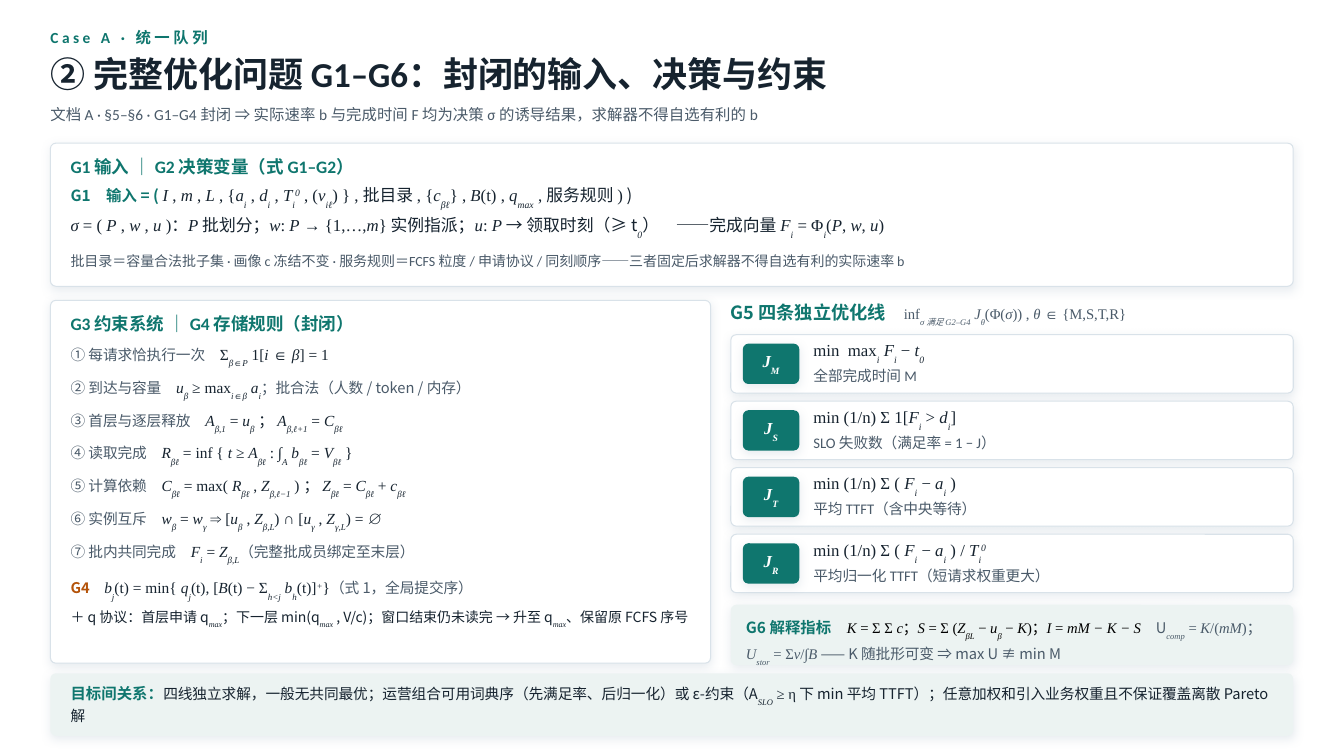
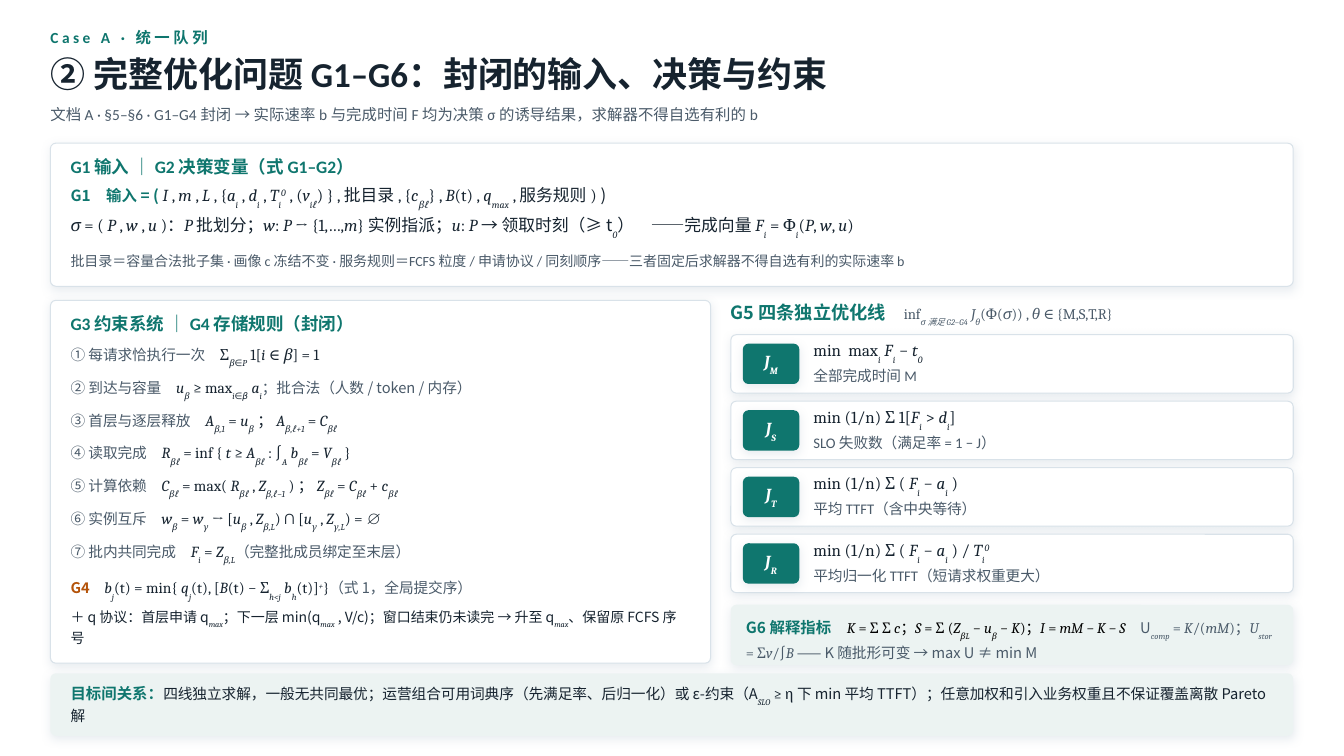
Before and after one commit to QiliangLi/status_aware_network, a slide deck: slide 2 of 共享KV调度形式化分析汇总PPT-20260917.pptx. Drawn at 1344x756 pixels with LibreOffice and Linux fonts; fonts in the diff are those of the drawing. Boxes give left, top, right and bottom in pixels: in the first picture for what was removed or moved away, otherwise in the second. Text is boxed around its words. In the diff, an @@ line names an element or a change of style, - is before the commit and + after.

Commit message:
fix: PPT/PDF 更换为 Windows 安全字体，修复跨平台乱码
- 中文 PingFang SC（macOS 专属）→ Microsoft YaHei（Windows 原生、Office for Mac 自带）
- 公式 Times New Roman → Cambria（经 cmap 审计全覆盖：∅∈⇒⇐∝≢①-⑦ 等符号 TNR 均缺失，Windows 无系统回退保障）
- 每个 run 显式注入 <a:ea> 东亚字体声明，中文字形不再依赖查看端主题回退
- 句中 ⇒/≢ 替换为 →/≠（雅黑可用集），证明方向标记 ⇐/⇒ 改走 Cambria run
- 缺字审计（逐字符 cmap 核对）+ 溢出复查 + 视觉抽查全部通过

```diff
--- a/共享KV调度形式化分析汇总PPT-20260917.pptx
+++ b/共享KV调度形式化分析汇总PPT-20260917.pptx
@@ text at box(50, 107, 758, 122): text changed @@
-文档 A · §5–§6 · G1–G4 封闭 ⇒ 实际速率 b 与完成时间 F 均为决策 σ 的诱导结果，求解器不得自选有利的 b
+文档 A · §5–§6 · G1–G4 封闭 → 实际速率 b 与完成时间 F 均为决策 σ 的诱导结果，求解器不得自选有利的 b
@@ text "G1 输入 = ( I ..." at box(71, 187, 586, 203): font Times New Roman to Cambria in "I , m , L , {ai ..." @@
@@ text "σ = ( P , ..." at box(71, 217, 853, 234): font Times New Roman to Cambria in "σ = ( P , w , ..." @@
@@ text "G5 四条独立优化线 infσ 满足 G2–G4 ..." at box(731, 303, 1112, 326): font Times New Roman to Cambria in "infσ 满足 G2–G4 Jθ(Φ(σ)) , θ ∈ ..." @@
@@ text "① 每请求恰执行一次 Σβ∈P 1[i ∈ ..." at box(71, 347, 320, 366): font Times New Roman to Cambria in "Σβ∈P 1[i ∈ β] = 1" @@
@@ text "② 到达与容量 uβ ≥ maxi∈β ..." at box(71, 380, 472, 401): font Times New Roman to Cambria in "uβ ≥ maxi∈β ai；批合法（人数" @@
@@ text "③ 首层与逐层释放 Aβ,1 = uβ ..." at box(71, 413, 305, 433): font Times New Roman to Cambria in "Aβ,1 = uβ ； Aβ,ℓ+1 = Cβℓ" @@
@@ text "④ 读取完成 Rβℓ = inf ..." at box(71, 445, 255, 460): font Times New Roman to Cambria in "Rβℓ = inf { t ≥ Aβℓ ..." @@
@@ text "⑤ 计算依赖 Cβℓ = max( ..." at box(71, 478, 285, 498): font Times New Roman to Cambria in "Cβℓ = max( Rβℓ , Zβ,ℓ−1 ) ..." @@
@@ text at box(71, 511, 345, 531): text changed; font Times New Roman to Cambria @@
-⑥ 实例互斥 wβ = wγ ⇒ [uβ , Zβ,L) ∩ [uγ , Zγ,L) = ∅
+⑥ 实例互斥 wβ = wγ → [uβ , Zβ,L) ∩ [uγ , Zγ,L) = ∅
@@ text "⑦ 批内共同完成 Fi = Zβ,L（完整批成员绑定至末层）" at box(71, 544, 410, 564): font Times New Roman to Cambria in "Fi = Zβ,L（完整批成员绑定至末层）" @@
@@ font Times New Roman to Cambria in 8 elements at box(743, 344, 800, 384), box(813, 345, 841, 356), box(743, 410, 800, 451), box(813, 411, 911, 426), box(743, 477, 800, 517), box(813, 477, 895, 492), box(743, 543, 800, 584), box(813, 544, 895, 559) @@
@@ text "G4 bj(t) = min{ qj(t), ..." at box(71, 580, 472, 602): font Times New Roman to Cambria in "bj(t) = min{ qj(t), [B(t) − Σh<j ..." @@
@@ text "＋ q 协议：首层申请 qmax；下一层 min(qmax ..." at box(71, 610, 677, 644): font Times New Roman to Cambria in "qmax；下一层 min(qmax qmax、保留原" @@
@@ text at box(746, 618, 1259, 661): text changed; font Times New Roman to Cambria @@
-G6 解释指标 K = Σ Σ c；S = Σ (ZβL − uβ − K)；I = mM − K − S Ucomp = K/(mM)；Ustor = Σv/∫B —— K 随批形可变 ⇒ max U ≢ min M
+G6 解释指标 K = Σ Σ c；S = Σ (ZβL − uβ − K)；I = mM − K − S Ucomp = K/(mM)；Ustor = Σv/∫B —— K 随批形可变 → max U ≠ min M
@@ text "目标间关系：四线独立求解，一般无共同最优；运营组合可用词典序（先满足率、后归一化）或 ε-约束（ASLO ≥ η 下 ..." at box(71, 686, 1266, 722): font Times New Roman to Cambria in "ε-约束（ASLO ≥ η" @@
```
Also in this commit, not shown: 6 other slides changed, 1 other file.
